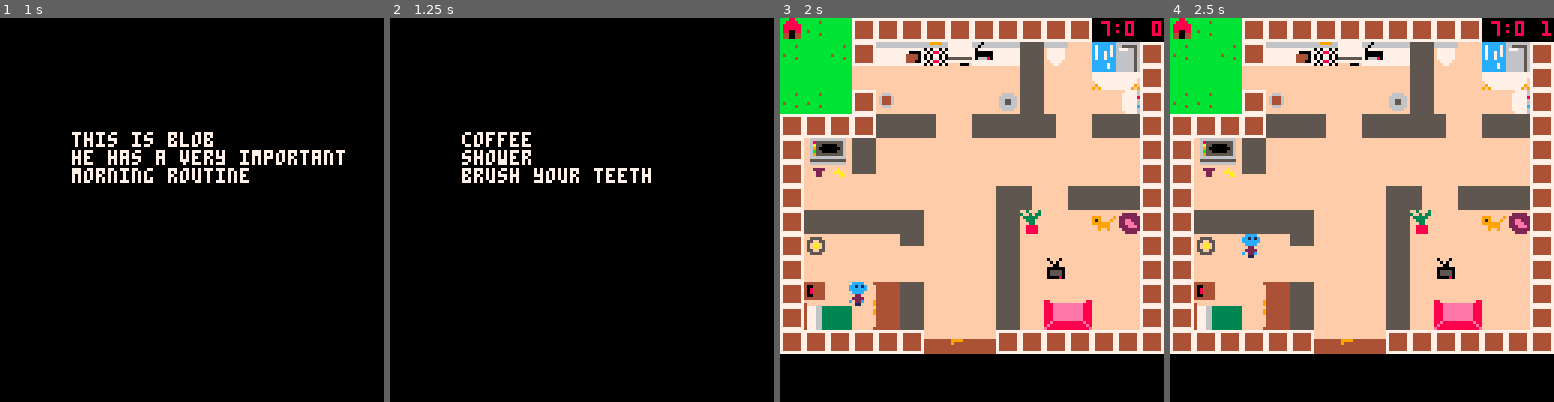
Above: before the commit, frames 1-4 (left to right).
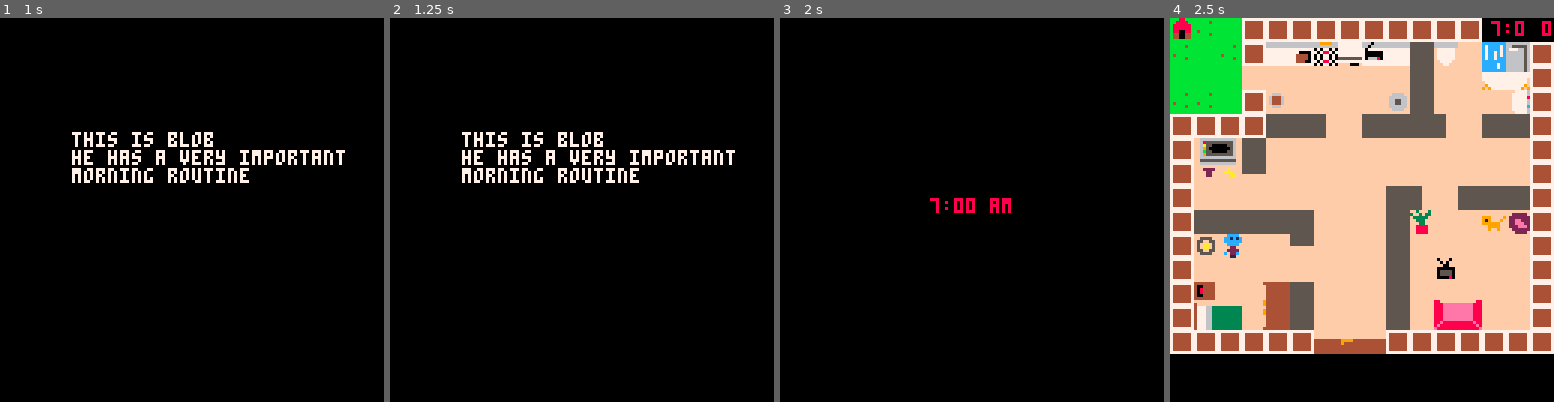
Above: after the commit, the same moments.

Repository: KTNelson/dailygrind-pico8
Game: PICO-8 cartridge dailygrind.p8
The game is run twice, just before and just after one commit, with the same random seed, the same clock (stepped at 60 frames per second) and the same inputs.
Inputs:
- Up to frame 1 (1 s): tap X (X key) at 0.33 s; tap O (Z key) at 0.7 s
- Up to frame 2 (1.25 s): tap X (X key) at 1.07 s
- Up to frame 3 (2 s): hold Right from 1.6 s (still down); tap O (Z key) at 1.7 s; tap X (X key) at 1.85 s
- Up to frame 4 (2.5 s): release Right at 2.1 s; tap O (Z key) at 2.1 s; hold Up 2.15-2.42 s; hold Right from 2.47 s (still down)

Frame 1 is identical in both runs. In frame 2, 2.3% of the frame differs, in the area x 18-90%, y 29-43%; in frame 3, 86%, in the area x 0-100%, y 0-88%; in frame 4, 0.5%.

Commit message:
more music

Diff:
--- a/dailygrind.p8
+++ b/dailygrind.p8
@@ -295,8 +295,19 @@
     if current_task.name == "feed your dog" then
       dog_fed = true
     end
-    current_task.complete = true
-    current_task.task_skill -= 1
+    if current_task.name == "turn on/off the radio" then
+      if current_task.complete == false then
+        current_task.complete = true
+        music(5)
+        current_task.task_skill -= 1
+      else
+        current_task.complete = false
+        music(-1)
+      end
+    else
+      current_task.complete = true
+      current_task.task_skill -= 1
+    end
     if current_task.task_skill == 0 then
       current_task.newly_skilled = true
     end
@@ -367,7 +378,7 @@
 end
 
 function capture_menu_buttons()
-  if btn(5) then -- x button
+  if btnp(4) then -- z button
     if gamestate == "alarm" then
       reset_game()
       gamestate = "game"
@@ -376,9 +387,6 @@
     if gamestate == "intro1" then
       gamestate = "intro2"
     end
-  end
-
-  if btn(4) then -- y button
     if gamestate == "title" then
       gamestate = "intro1"
     end
Not shown, changed: the music (__music__) section of dailygrind.p8
Not shown, changed: the sound effects (__sfx__) section of dailygrind.p8
